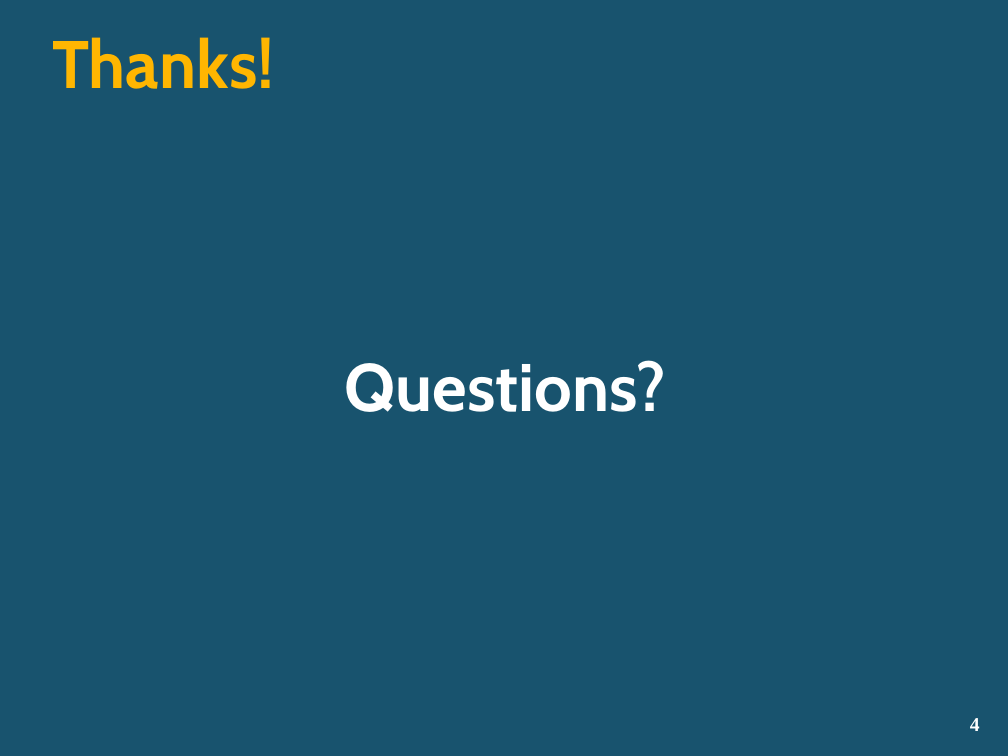
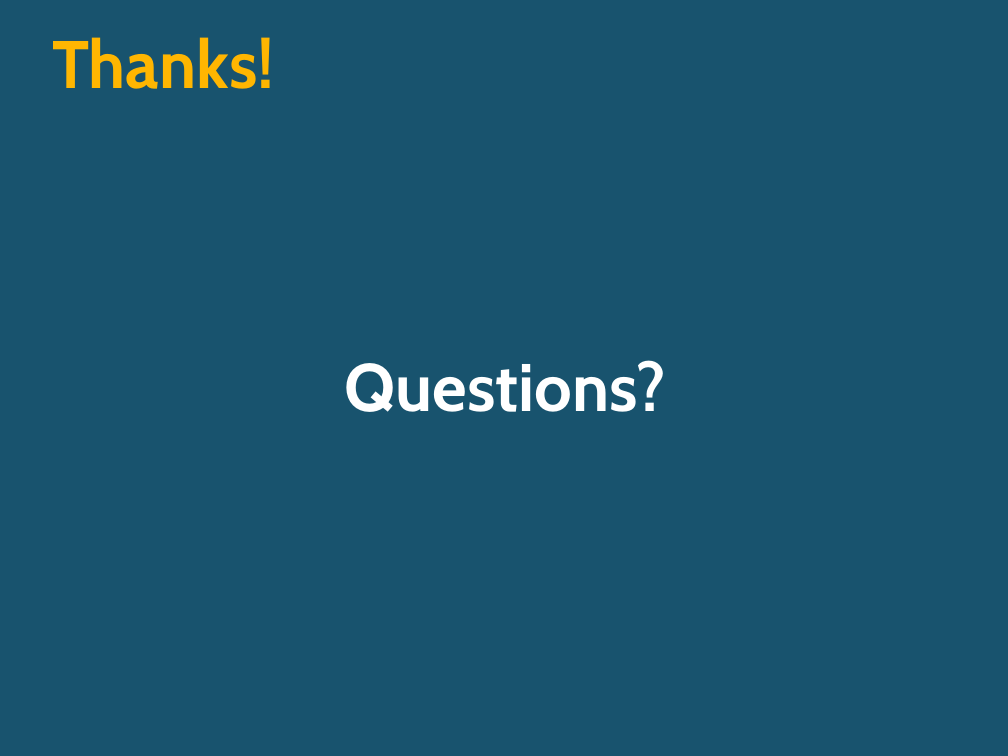
Before and after one commit to lozanotek/advancedmvc, a slide deck: slide 7 of slides/AdvancedMvc.pptx (slide 4 before the commit). Drawn at 1008x756 pixels with LibreOffice and Linux fonts; fonts in the diff are those of the drawing; background and template pictures are left out. Boxes give left, top, right and bottom in pixels: in the first picture for what was removed or moved away, otherwise in the second. Text is boxed around its words. In the diff, an @@ line names an element or a change of style, - is before the commit and + after.

```diff
--- a/slides/AdvancedMvc.pptx
+++ b/slides/AdvancedMvc.pptx
@@ page number removed at <box>970,718,980,731</box> @@
-4
```
Also in this commit, not shown: 3 other slides changed, 3 slides added.
